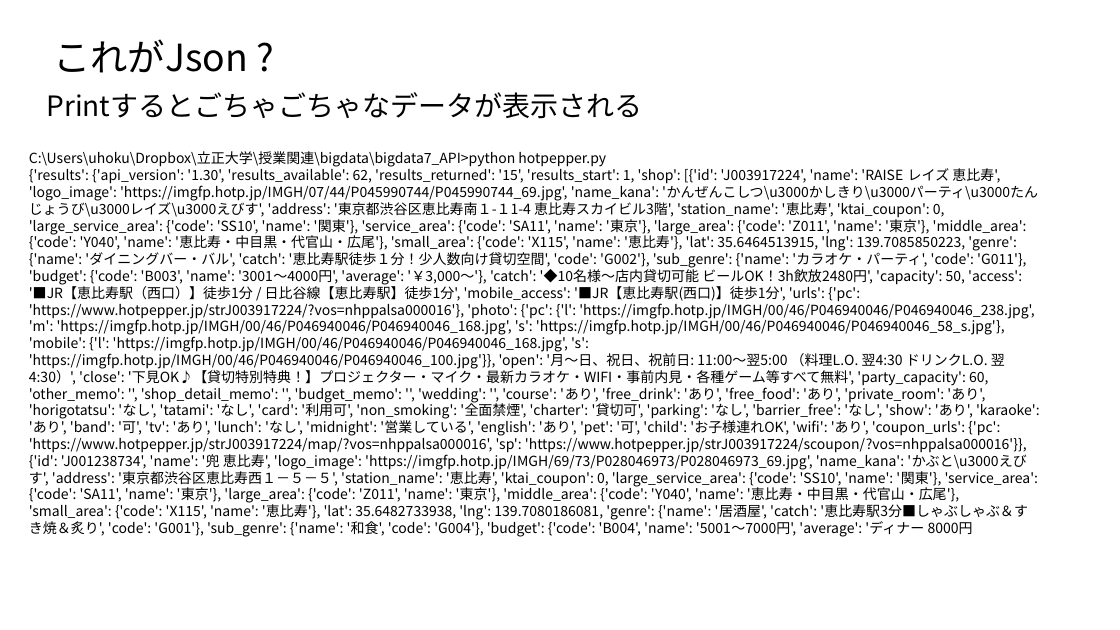
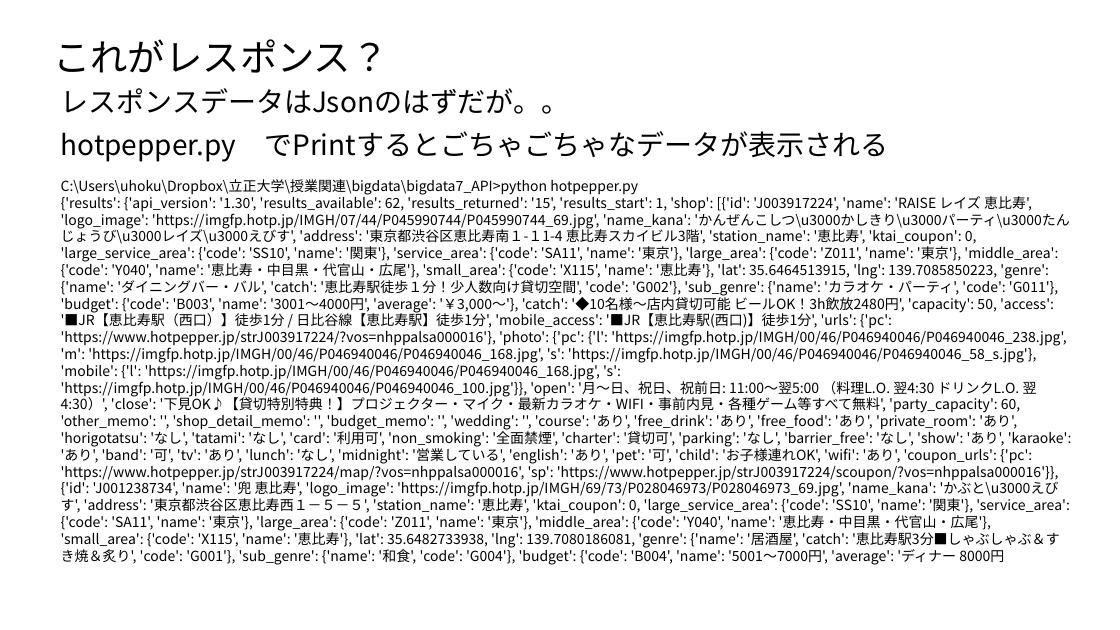
Before and after one commit to ueharaLab/bigdata8_API, a slide deck: slide 26 of bigdata7_API.pptx (slide 24 before the commit). Drawn at 1120x630 pixels with LibreOffice and Linux fonts; fonts in the diff are those of the drawing. Boxes give left, top, right and bottom in pixels: in the first picture for what was removed or moved away, otherwise in the second. Text is boxed around its words. In the diff, an @@ line names an element or a change of style, - is before the commit and + after.

```diff
--- a/bigdata7_API.pptx
+++ b/bigdata7_API.pptx
@@ text at [53,39,389,73]: text changed @@
-これがJson ?
+これがレスポンス？
@@ text added at [61,88,570,114], 24 pt, text #000000 @@
+レスポンスデータはJsonのはずだが。。
@@ text at [61,131,888,162]: text changed @@
-Printするとごちゃごちゃなデータが表示される
+hotpepper.py でPrintするとごちゃごちゃなデータが表示される
@@ text "C:\Users\uhoku\Dropbox\立正大学\授業関連\bigdata\bigdata7_API>python ...": place and size @@
-text "C:\Users\uhoku\Dropbox\立正大学\授業関連\bigdata\bigdata7_API>python ..." at [29,151,1040,537]
+text "C:\Users\uhoku\Dropbox\立正大学\授業関連\bigdata\bigdata7_API>python ..." at [61,179,1072,565]
```
Also in this commit, not shown: 7 other slides changed, 7 slides added, 1 slide removed, 8 other files.
